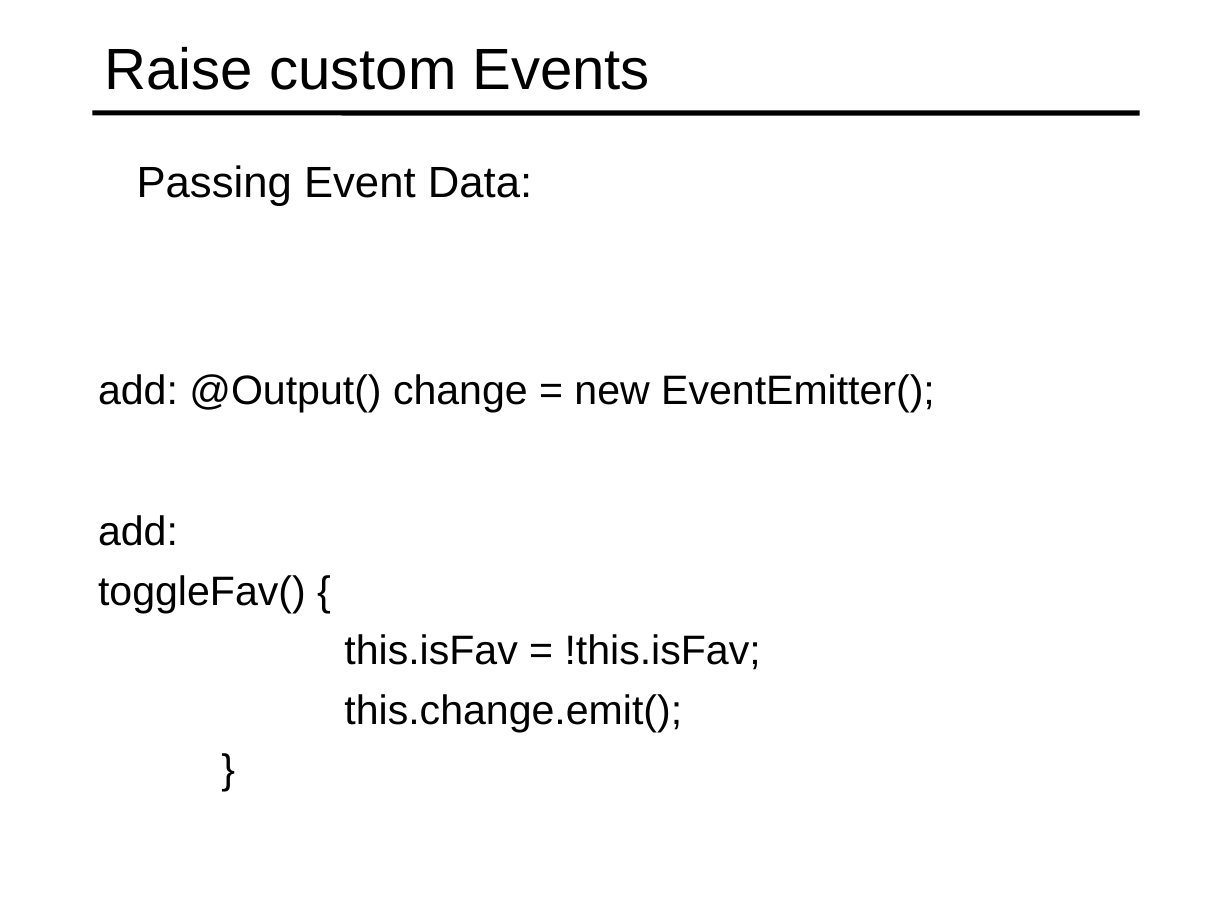
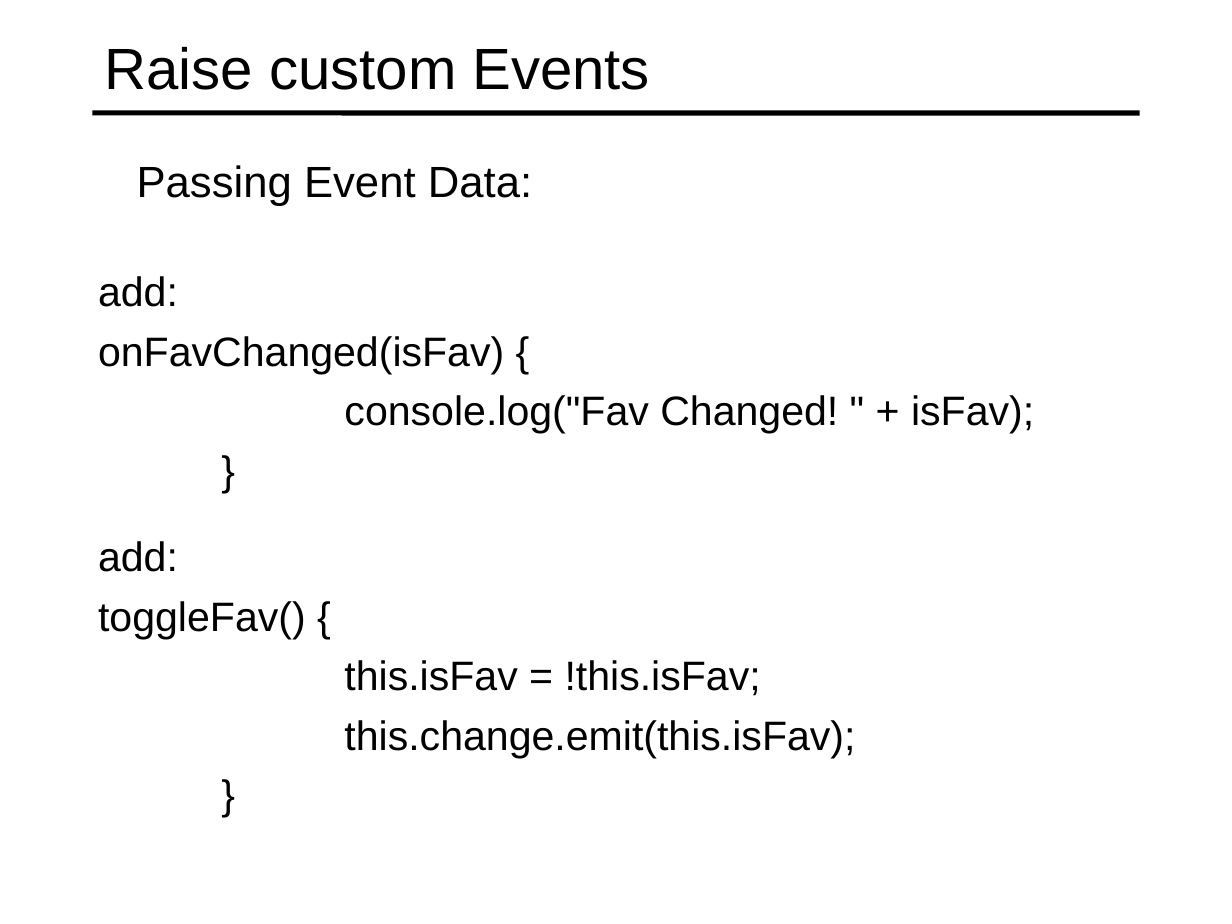
Before and after one commit to specter01wj/Jago_Link_Training, a slide deck: slide 7 of Angular/Angular7/Angular Advanced Course/Essentials/3.Building Re-usable Components/L3_Building Re-usable Components.ppt. Drawn at 1232x924 pixels with LibreOffice and Linux fonts; fonts in the diff are those of the drawing. Boxes give left, top, right and bottom in pixels: in the first picture for what was removed or moved away, otherwise in the second. Text is boxed around its words. In the diff, an @@ line names an element or a change of style, - is before the commit and + after.

Commit message:
09/05/2019 v1

```diff
--- a/Angular/Angular7/Angular Advanced Course/Essentials/3.Building Re-usable Components/L3_Building Re-usable Components.ppt
+++ b/Angular/Angular7/Angular Advanced Course/Essentials/3.Building Re-usable Components/L3_Building Re-usable Components.ppt
@@ text at [98,276,1034,434]: text changed @@
-  add: @Output() change = new EventEmitter();
+  add:
+  onFavChanged(isFav) {
+  console.log("Fav Changed! " + isFav);
+  }
@@ text "add:": place and size @@
-text "add:" at [98,515,761,732]
+text "add:" at [98,541,855,758]
@@ text at [344,720,855,758]: text changed @@
-  this.change.emit();
+  this.change.emit(this.isFav);
```
Also in this commit, not shown: 1 slide added.
